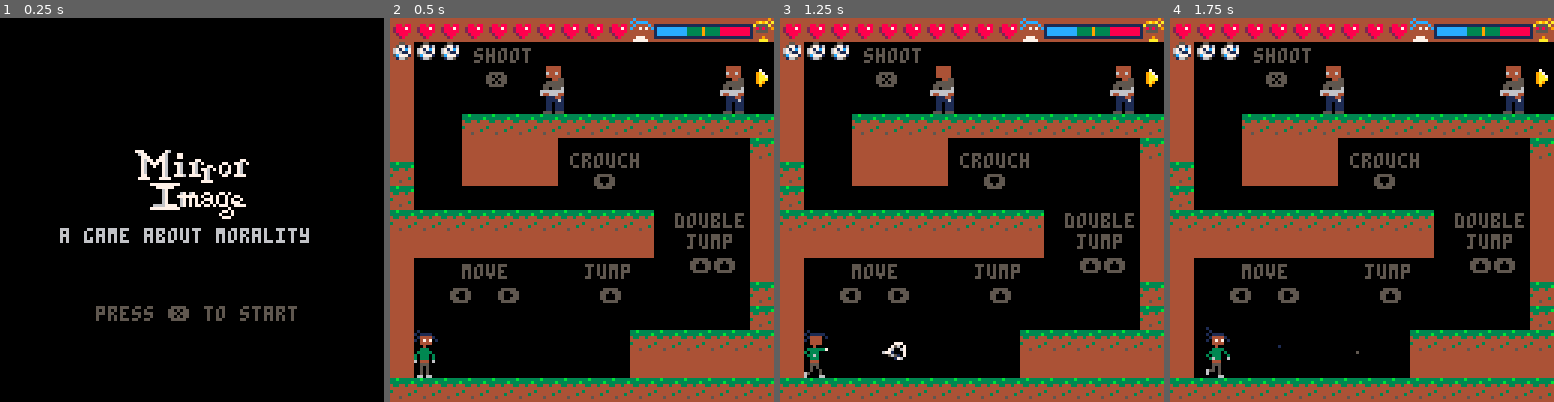
Above: before the commit, frames 1-4 (left to right).
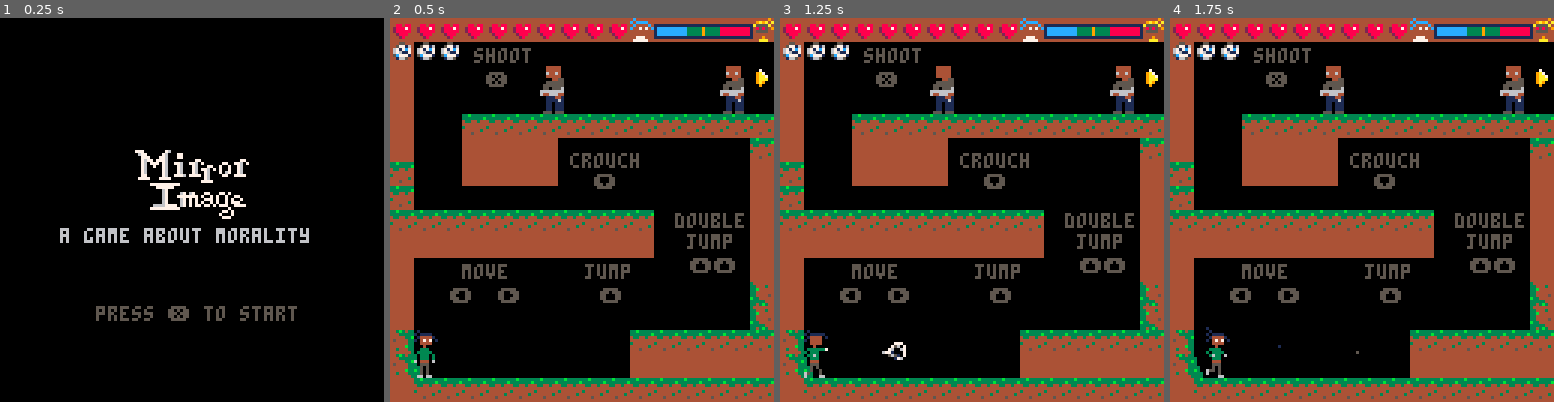
Above: after the commit, the same moments.

Repository: xMunchy/Mirror_Image
Game: PICO-8 cartridge prog.p8
Same seed, same stepped clock (60 frames per second), same inputs: the game is played once before the commit and once after it.
Inputs:
- Up to frame 1 (0.25 s): no input
- Up to frame 2 (0.5 s): tap X (X key) at 0.33 s
- Up to frame 3 (1.25 s): tap O (Z key) at 0.7 s; tap X (X key) at 1.07 s
- Up to frame 4 (1.75 s): hold Right from 1.6 s (still down); tap O (Z key) at 1.7 s

Frame 1 is identical in both runs. In frame 2, 0.9% of the frame differs, in the area x 0-100%, y 68-100%; in frame 3, 0.9%; in frame 4, 1.0%.

Commit message:
added double jump sprite; fixed running sprite arms, some environment additions

Diff:
--- a/prog.p8
+++ b/prog.p8
@@ -1678,7 +1678,7 @@
 
 
 __gff__
-0000000100000000000000000000000000000000000000000000000000000000000000000000000000000000000000000000000000000000000000000000000001020101000000000000010100010100010201010000000000000001000101000101040400000000000000000001010001040404020000000002000002040204
+0000000100000000000000000000000000000000000000000000000000000000000000000000000000000000000000000000000000000000000000000000000001020101000000000000010100010100010201010000000000000001000101000101040400000000000000000001010001040404020000000002010102040204
 0000000000000000000000000000000000000000000000000000000000000000000000000000000000000000000000000000000000000000000000000000000001010101000000000000000000000000010201010000000000000000000000000101000000000000000000000000000001000000000000000000000000000000
 __map__
 5252525252525252525252525252525246484948594859574859484948575949000000000000000000000000000000000000000000000000000000000000000000000000000000000000000000000055000000000000000000000000000000000000000000000000000000000000000000000000000000000000000000000000
@@ -1692,11 +1692,11 @@
 4242424242424242424242000000005260000000415151515151410000000000434343000000000000000000000073730000000000000000000000000000000000000000000000000000000000000055000000000000000000000000000000000000000000000000000000000000000000000000000000000000000000000000
 5252525252525252525252000000005250000000000000000000000000000042404040400000004141000000004040400000000000000000000000000000001f2f0000007d7d6e6d4d5e6e6d7d7d0075000000000000000000000000000000000000000000000000000000000000000000000000000000000000000000000000
 52000000000000000000000000000052600000000000000000000000004353427859576800000000000000000000000000000000007e7e00000000000000000000006e5e5e5d5d5d5d5d5d5d5d5e5e5e000000000000000000000000000000000000000000000000000000000000000000000000000000000000000000000000
-52000000000000000000000000000042000000000000000000000000000000525800667700727200007272000000000000000000000000000000005d5d5d5e5e5e5e5e5d5d5d5d5d5d5d5d5d5d5d5e5e000000000000000000000000000000000000000000000000000000000000000000000000000000000000000000000000
-5200000000000000000000000000004244000043434343434343000000000052000076660000000000000000000000000000000000000000000000000000000000000000000000000000000000000055000000000000000000000000000000000000000000000000000000000000000000000000000000000000000000000000
-5200000000000000000042424242424264000060600000006060000000000052000000000000000000000000000000004d5d4e0000000000000000000000001f2f000000000000000000000000000055000000000000000000000000000000000000000000000000000000000000000000000000000000000000000000000000
-5200000000000000000052525252525240404040404040404040404040404040650000626262434343436262620000755050504e4d4d4d4e00007d7d0000000000000000000000000000000000000055000000000000000000000000000000000000000000000000000000000000000000000000000000000000000000000000
-424242424242424242424242424242426060606060606060606060606060606061434343404040404040404040404043606060606060606060604e4e4e4e4e4e4e4e4e000000000000004e4e4e4e4e4e000000000000000000000000000000000000000000000000000000000000000000000000000000000000000000000000
+5200000000000000000000000000007a000000000000000000000000000000525800667700727200007272000000000000000000000000000000005d5d5d5e5e5e5e5e5d5d5d5d5d5d5d5d5d5d5d5e5e000000000000000000000000000000000000000000000000000000000000000000000000000000000000000000000000
+5200000000000000000000000000007a44000043434343434343000000000052000076660000000000000000000000000000000000000000000000000000000000000000000000000000000000000055000000000000000000000000000000000000000000000000000000000000000000000000000000000000000000000000
+7b00000000000000000042424242424264000060600000006060000000000052000000000000000000000000000000004d5d4e0000000000000000000000001f2f000000000000000000000000000055000000000000000000000000000000000000000000000000000000000000000000000000000000000000000000000000
+7b65000000000000000052525252525240404040404040404040404040404040650000626262434343436262620000755050504e4d4d4d4e00007d7d0000000000000000000000000000000000000055000000000000000000000000000000000000000000000000000000000000000000000000000000000000000000000000
+524242424242424242424242424242426060606060606060606060606060606061434343404040404040404040404043606060606060606060604e4e4e4e4e4e4e4e4e000000000000004e4e4e4e4e4e000000000000000000000000000000000000000000000000000000000000000000000000000000000000000000000000
 0000000000000000000000000000000000000000000000000000000000000000515151515151515151515151515151515151515151515151515151515151517960506e0000000000004d4e6e50504e50000000000000000000000000000000000000000000000000000000000000000000000000000000000000000000000000
 000000000000000000000000000000000000000000000000000000000000000000000000000000000000000000000000000000000000000000000000000000556e60504d6e000000000050504e6e5060000000000000000000000000000000000000000000000000000000000000000000000000000000000000000000000000
 0000000000000000000000000000001f2f00000000000000000000000000001f0000000000000000000000000000001f2f0000000000000000000000000000556e506e00000000000000506e5050506e000000000000000000000000000000000000000000000000000000000000000000000000000000000000000000000000
--- a/sprites.p8
+++ b/sprites.p8
@@ -403,22 +403,22 @@
 555555550000000500000000000000000000000056655555666655560000000000000000000000000000000000000000066000d0000000000000000000000000
 555555550000000500000000000000000000000056656665555555550000000000000000000000000000000000000000066000dd000000000000000000000000
 555555550000000500000000000000000000000055556665555555550000000000000000000000000000000000000000000000dd000000000000000000000000
-00555500004444400000044444000000000000000000000000000000000000000000000000000000000000000000000000000000000000000000000000000000
-00ffff500044444000000a44a4000000000000000000000000000000000000000000000000000000000000000000000000000000000000000000000000000000
-005f5f00006446400000044444000000000000000000000000000000000000000000000000000000000000000000000000000000000000000000000000000000
-00ffff00004444400000000440000000000444440000000000000000000055550000000000000000000000000000000000000000000000000000000000000000
-0000f0000000445000000044440000000004444400000000000000000005ffff0000000000000000000000000000000000000000000000000000000000000000
-004444400055555500000444444440000000440400000000004400500000f0f00000000000000000000000000000000000000000000000000000000000000000
-0404440405555555000044444400400000044444000001114444fff50000ffff0000000000000000000000000000000000000000000000000000000000000000
-5555555f055055668888444440008000000004450551551144444ff5000000f00000000000000000000000000000000000000000000000000000000000000000
-00f655f0666666668880444448888000040055550000000000000000000004440000000000000000000000000000000000000000000000000000000000000000
-00044500644664458880555558888000005555660000000000000000000044440000000000000000000000000000000000000000000000000000000000000000
-00011100011144100000555558880000666666660000000000000000555555540000000000000000000000000000000000000000000000000000000000000000
-0001110001111610000055000550000066666445000000000000000000f655f10000000000000000000000000000000000000000000000000000000000000000
-00100100011001100005500000550000001144110000000000000000000015110000000000000000000000000000000000000000000000000000000000000000
-00100100011001100008000000800000011116100500005555044440501111100000000000000000000000000000000000000000000000000000000000000000
-05500010011001100055000005500000011151000511115555664440511001000000000000000000000000000000000000000000000000000000000000000000
-00000550555055500555000055000000551050000511116666666440000055000000000000000000000000000000000000000000000000000000000000000000
+00555500004444400000044444000000000000000000000000000000000000000100000001100010011000100000000000000000000000000000000000000000
+00ffff500044444000000a44a4000000000000000000000000000000000000001011110010111101101111010000000000000000000000000000000000000000
+005f5f00006446400000044444000000000000000000000000000000000000000144441001444400014444000000000000000000000000000000000000000000
+00ffff00004444400000000440000000000444440000000000000000000055551047470101474700014747000000000000000000000000000000000000000000
+0000f0000000445000000044440000000004444400000000000000000005ffff0044440010444400104444000000000000000000000000000000000000000000
+004444400055555500000444444440000000440400000000004400500000f0f00004000003343300033433300000000000000000000000000000000000000000
+0404440405555555000044444400400000044444000001114444fff50000ffff0033330033333030303330030000000000000000000000000000000000000000
+5555555f055055668888444440008000000004450551551144444ff5000000f00333303030333006603330060000000000000000000000000000000000000000
+00f655f0666666668880444448888000040055550000000000000000000004443033300360333000004445000000000000000000000000000000000000000000
+00044500644664458880555558888000005555660000000000000000000044440363300600444000005555500000000000000000000000000000000000000000
+00011100011144100000555558880000666666660000000000000000555555540044400000555500005000500000000000000000000000000000000000000000
+0001110001111610000055000550000066666445000000000000000000f655f10055500000500500655000660000000000000000000000000000000000000000
+00100100011001100005500000550000001144110000000000000000000015110050500065500500600000000000000000000000000000000000000000000000
+00100100011001100008000000800000011116100500005555044440501111106550500060000660000000000000000000000000000000000000000000000000
+05500010011001100055000005500000011151000511115555664440511001006000500000000000000000000000000000000000000000000000000000000000
+00000550555055500555000055000000551050000511116666666440000055000000660000000000000000000000000000000000000000000000000000000000
 00000000000000000000000000000000000000000000000000000000000000000000000000000000000000000000000000000000000000000000000000000000
 00000000000000000000000000000000000000000000000000000000000000000000000000000000000000000000000000000000000000000000000000000000
 00000000000000000000000000000000000000000000000000000000000000000000000000000000000000000000000000000000000000000000000000000000
Not shown, changed: 60 lines of the sprite sheet (__gfx__) section of prog.p8
